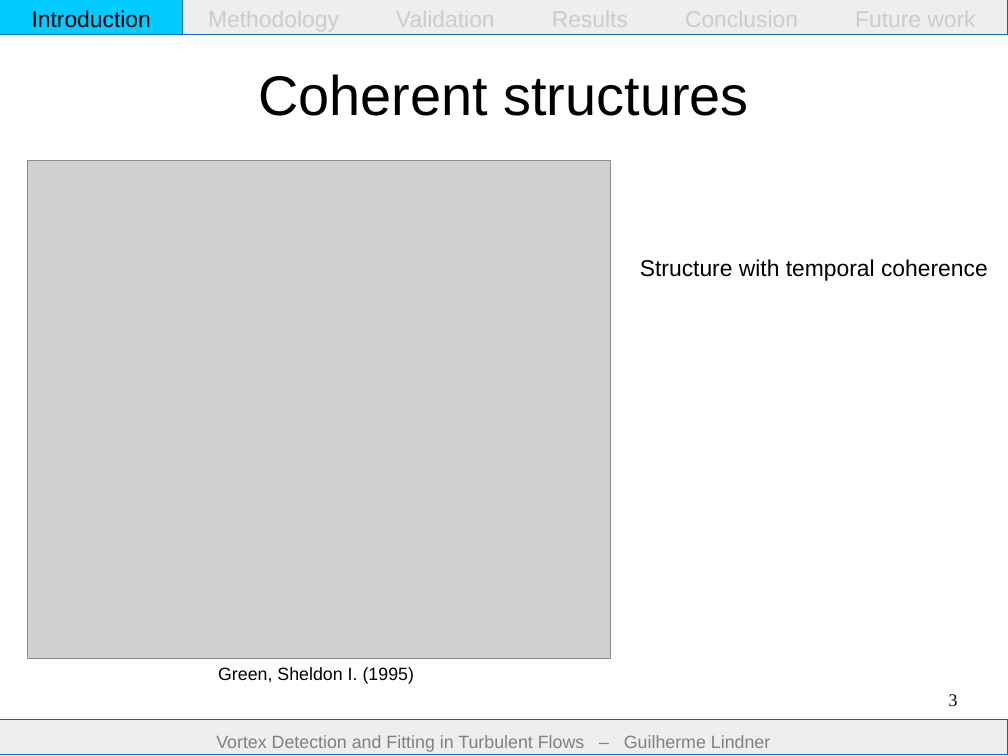
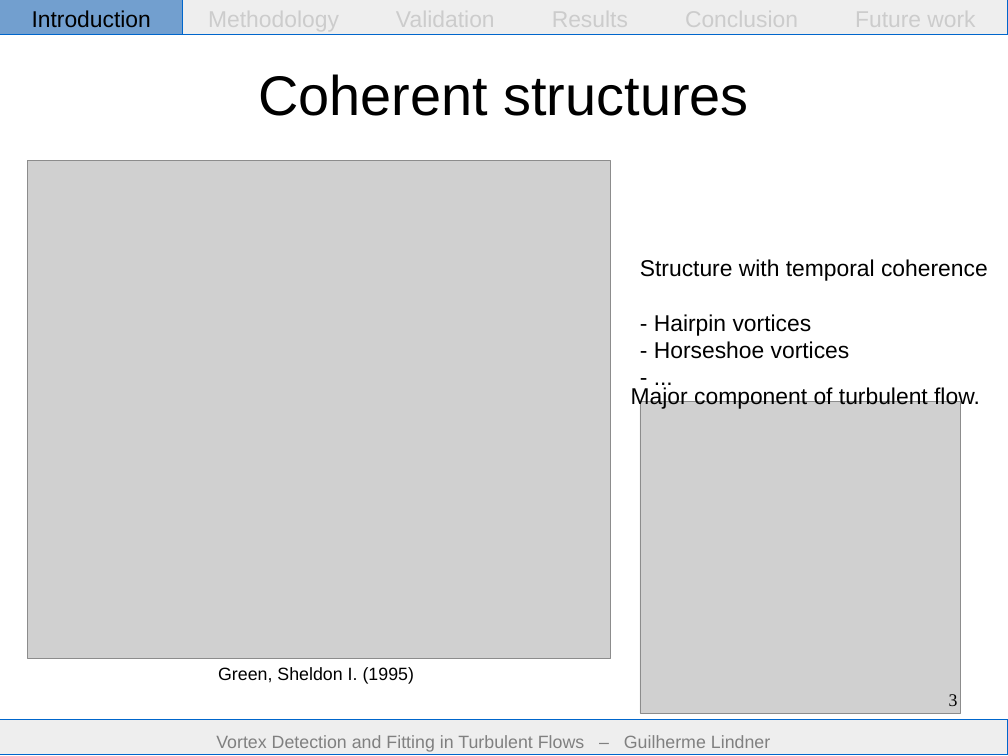
Before and after one commit to guilindner/VortexFitting, a slide deck: slide 3 of docs/report/presentation/presentation.odp. Drawn at 1008x756 pixels with LibreOffice and Linux fonts; fonts in the diff are those of the drawing; grey boxes stand for pictures. Boxes give left, top, right and bottom in pixels: in the first picture for what was removed or moved away, otherwise in the second. Text is boxed around its words. In the diff, an @@ line names an element or a change of style, - is before the commit and + after.

```diff
--- a/docs/report/presentation/presentation.odp
+++ b/docs/report/presentation/presentation.odp
@@ rectangle at bbox=[0, 0, 183, 35]: fill #00CCFF to #729FCF @@
@@ text at bbox=[654, 314, 850, 359]: paragraphs added @@
+- Hairpin vortices
+- Horseshoe vortices
+- ...
@@ text added at bbox=[631, 386, 980, 410], 18 pt, text #000000 @@
+Major component of turbulent flow.
@@ picture added at bbox=[640, 402, 960, 713] @@
```
Also in this commit, not shown: 25 other slides changed, 1 other file.
